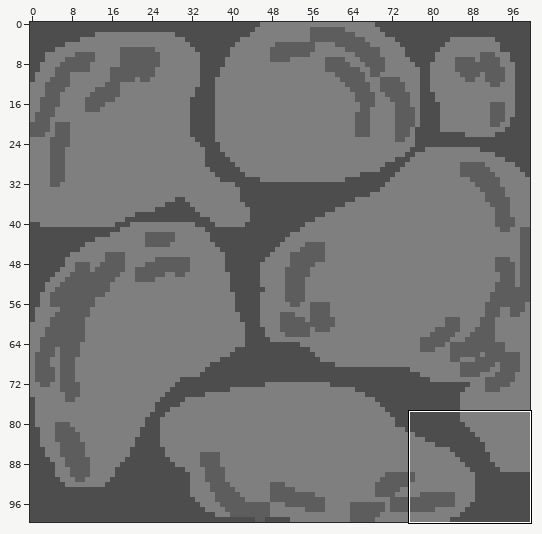
A sprite sheet gets an edit: android/assets/Images/Tiles/stones2.png. The first picture is a wide view before the edit; the outline marks the close-up.
Close-up. Old version:
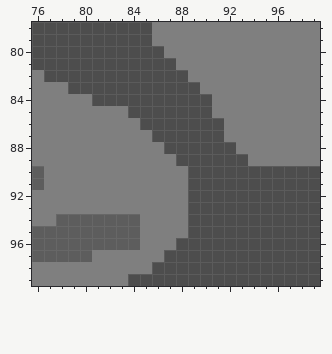
The file is 100x100 pixels. Shown: x 76..99, y 78..99. The commit also changed other parts of the picture, which this record leaves out.
Once edited:
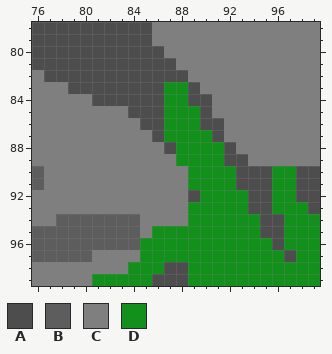
Palette (. is transparent): A #4d4d4d  B #5d5d5d  C #7f7f7f  D #13901b
Change:
y 83..84: x 87..88 AA -> DD
y 85..86: x 87..89 AAA -> DDD
y 87: x 87..90 AAAA -> DDDD
y 88..89: x 88..91 AAAA -> DDDD
y 90..91: x 89..92 AAAA -> DDDD; x 96..97 AA -> DD
y 92: x 90..93 AAAA -> DDDD; x 96..97 AA -> DD
y 93: x 89..93 AAAAA -> DDDDD; x 96..98 AAA -> DDD
y 94: x 89..94 AAAAAA -> DDDDDD; x 97..99 AAA -> DDD
y 95: x 86..94 CCCAAAAAA -> DDDDDDDDD; x 97..99 AAA -> DDD
y 96: x 85..95 CCCAAAAAAAA -> DDDDDDDDDDD; x 97..99 AAA -> DDD
y 97: x 85..96 CCAAAAAAAAAA -> DDDDDDDDDDDD; x 98..99 AA -> DD
y 98: x 84..86 CCA -> DDD; x 89..99 AAAAAAAAAAA -> DDDDDDDDDDD
y 99: x 81..85 CCCAA -> DDDDD; x 89..99 AAAAAAAAAAA -> DDDDDDDDDDD
Boxes around the changes in both close-ups, in picture pixels (x1, y1, x2, y2):
changed: (92, 82, 320, 286)
